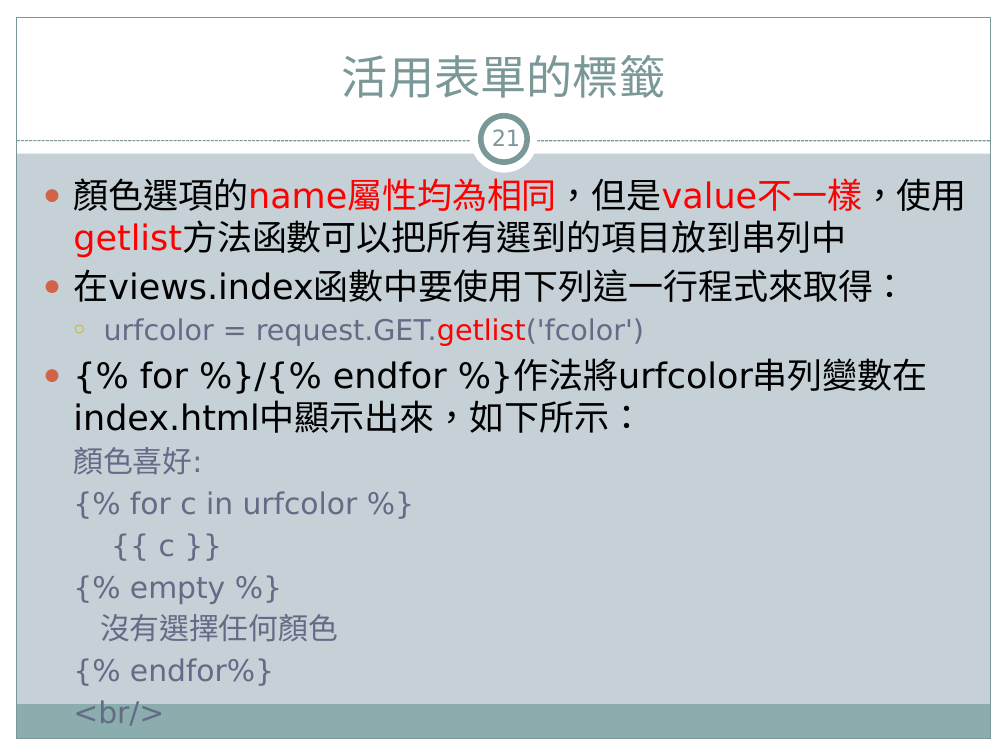
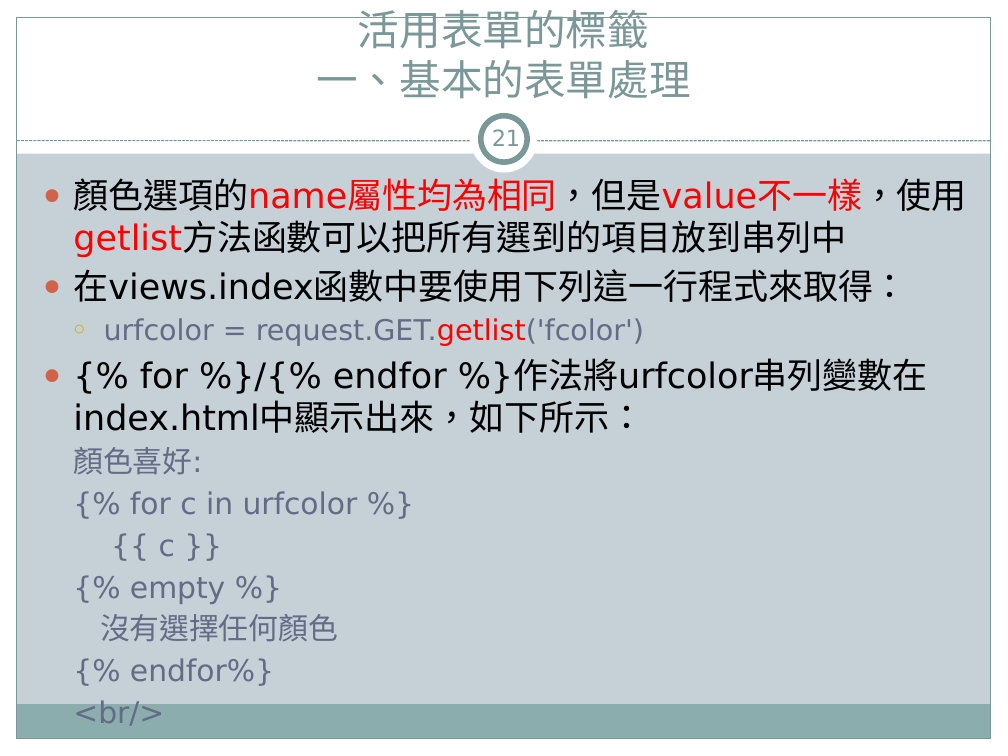
Before and after one commit to jacktea88/406django, a slide deck: slide 21 of ch08/Django4-ch08.pptx. Drawn at 1008x756 pixels with LibreOffice and Linux fonts; fonts in the diff are those of the drawing. Boxes give left, top, right and bottom in pixels: in the first picture for what was removed or moved away, otherwise in the second. Text is boxed around its words. In the diff, an @@ line names an element or a change of style, - is before the commit and + after.

```diff
--- a/ch08/Django4-ch08.pptx
+++ b/ch08/Django4-ch08.pptx
@@ title at (316, 10, 691, 99): text changed; size 33 to 29.7 pt @@
-活用表單的標籤
+活用表單的標籤
+一、基本的表單處理
```
Also in this commit, not shown: 14 other slides changed.
